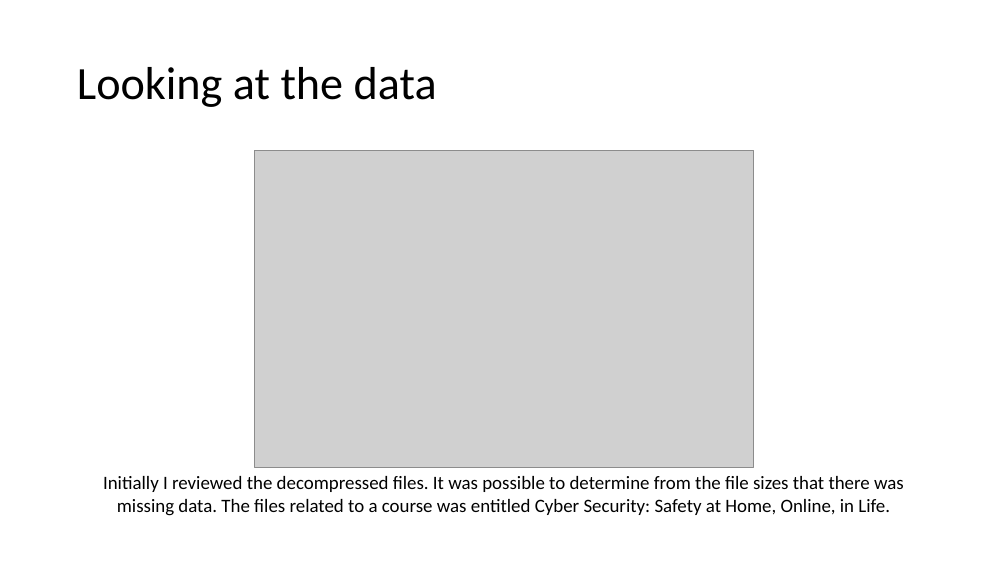
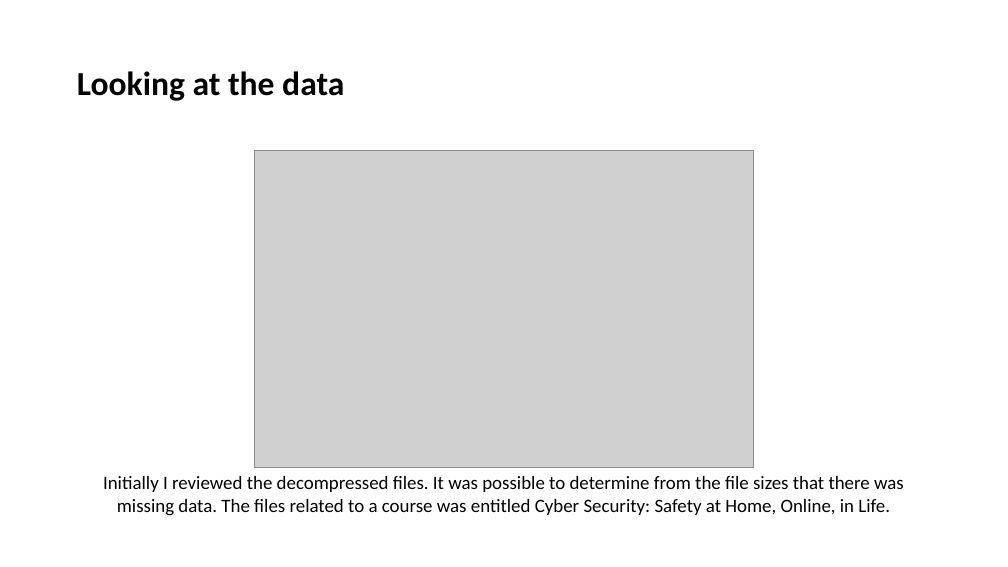
Before and after one commit to IssyMiddleton/CSC8631-Data-Management-Exploratory-Analysis, a slide deck: slide 3 of Exploratory_Analysis/reports/Overview-Presentation.pptx. Drawn at 1008x567 pixels with LibreOffice and Linux fonts; fonts in the diff are those of the drawing; grey boxes stand for pictures. Boxes give left, top, right and bottom in pixels: in the first picture for what was removed or moved away, otherwise in the second. Text is boxed around its words. In the diff, an @@ line names an element or a change of style, - is before the commit and + after.

```diff
--- a/Exploratory_Analysis/reports/Overview-Presentation.pptx
+++ b/Exploratory_Analysis/reports/Overview-Presentation.pptx
@@ title "Looking at the data" at <box>77,71,344,101</box>: size 44 to 32 pt, bold on @@
```
Also in this commit, not shown: 3 other slides changed, 5 slides added, 7 other files.
